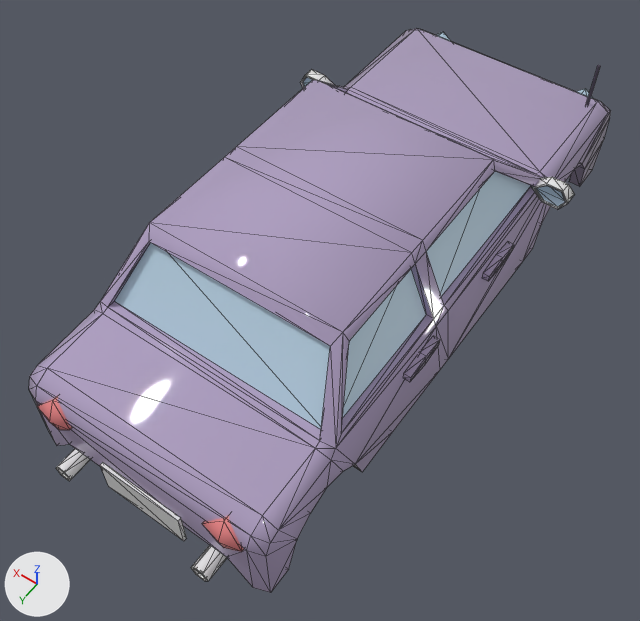
Renders of the glTF model models/mycar.gltf from each side of a commit.
Before and after are seen from a camera (50 mm lens) standing at (-3.0, 4.79, 6.47) and looking at (-0.04, 0.65, -0.05). The lights are fixed; the arrows at lower left show +X, +Y and +Z. Mesh edges are drawn as thin lines. Vertices at the same position are counted once.

Objects in the first picture: 'Car'.
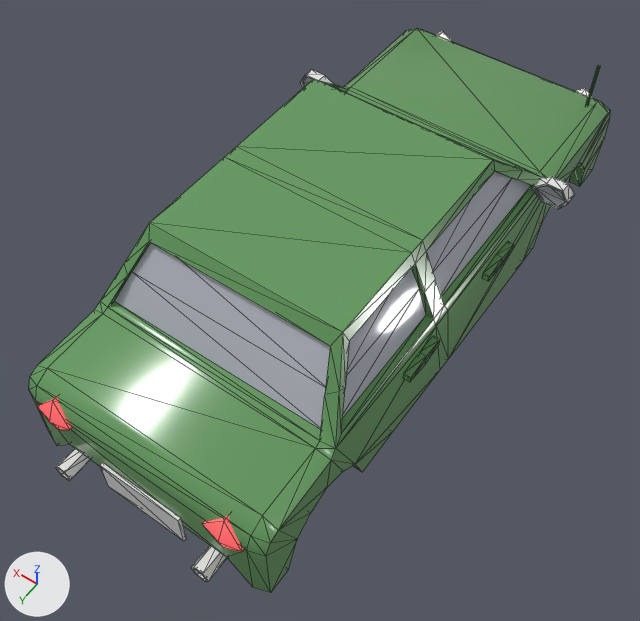
What the commit changed:
Material 'Body' (mat_body) changes colour from purple #af9fc2 to green #659a5f; in linear values from (0.428, 0.347, 0.537) to (0.129, 0.321, 0.114).
In material 'Body' (mat_body), roughness goes from 0.045 to 0.204.
Material 'Window' (mat_window) changes colour from blue #bad4e5 to light grey #b2b6c0; in linear values from (0.489, 0.656, 0.784) to (0.447, 0.466, 0.527).
In material 'Window' (mat_window), roughness goes from 0.5 to 0.0645.
In material 'Backlight' (mat_backlight), emission_strength is now set to 1.0.
Material 'HeadLight' (mat_headlight) is new.
Its base color is (0.399, 0.399, 0.399) (grey #a9a9a9).
Its roughness is 0.0.
Its emission color is (1.0, 0.932, 0.562) (beige #fff7c6).
Its emission strength is 2.2.
me_cube is used by ob_car; location (0.0, 0.0, 0.0).
me_cube had 432 vertices, 754 faces and spanned x -1.48..1.56, y -3.3..3.19, z -0.42..1.3.
me_cube now has 460 vertices, 810 faces and spans x -1.48..1.56, y -3.3..3.19, z -0.42..1.3.
Part 1, on me_cube:
58 faces are deleted.
28 vertices are added at x -1.05..1.13, y -1.14..1.87, z 0.88..0.93.
90 new faces join them, mat_body (green #649a5f).
24 new faces join them, mat_window (light grey #b2b6c0).
me_cube part 2: 16 faces spanning x -1.03..1.1, y -3.18..-2.92, z 0.11..0.48 switch from mat_window (blue #bad4e5) to mat_headlight (grey #a9a9a9).

What differs and where, as boxes [x1, y1, x2, y2] in the pictures (640 x 621 px):
'Car', recoloured, surface changed, reshaped (purple to green): [29, 29, 611, 593] in both
part 1 of me_cube, built on: [101, 80, 543, 448] in both
part 2 of me_cube, recoloured: [437, 32, 592, 98] in both
